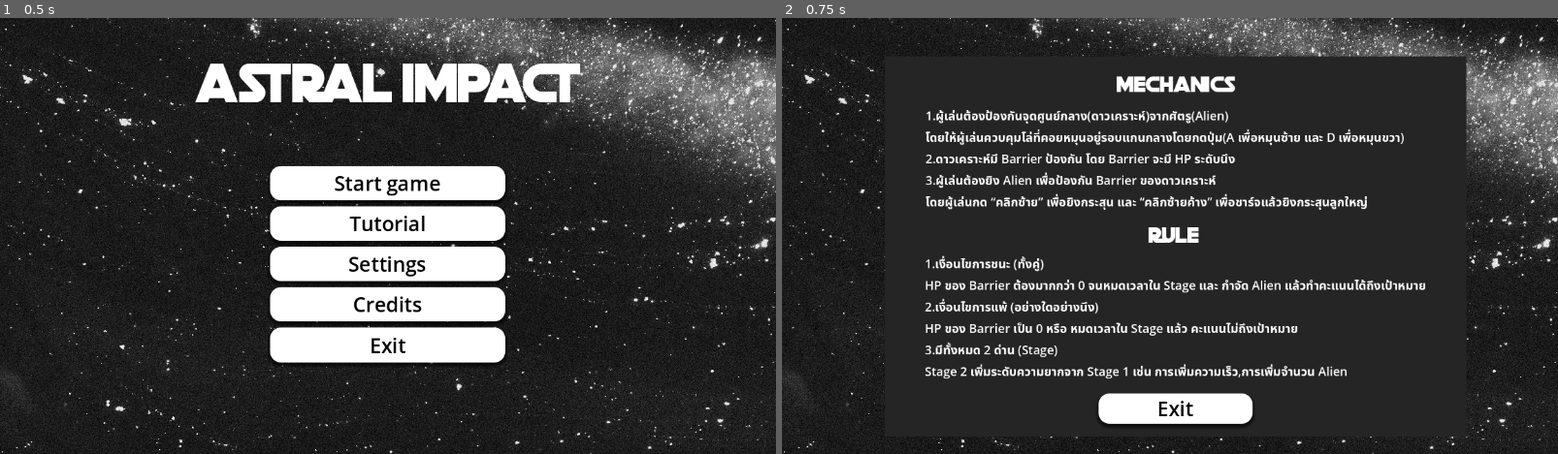
Above: before the commit, frames 1-2 (left to right).
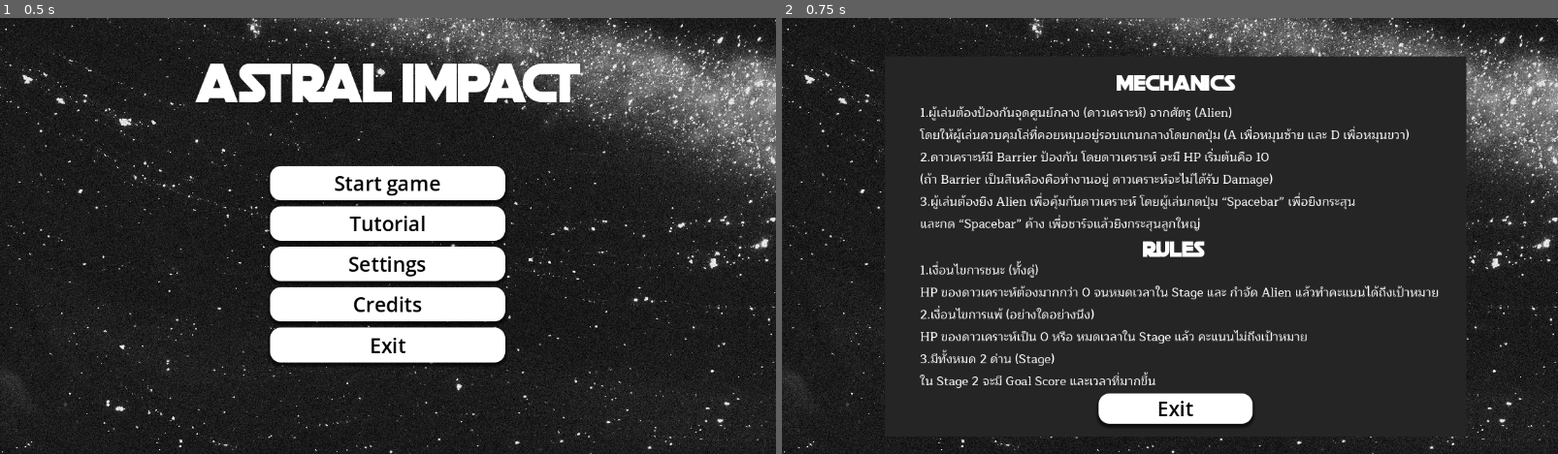
Above: after the commit, the same moments.

Repository: Affirmadrip/orbital-shield-defense
Game: Godot game, scene res://scenes/main_menu.tscn
Same seed, same stepped clock (60 frames per second), same inputs: the game is played once before the commit and once after it.
Inputs:
- Up to frame 1 (0.5 s): no input
- Up to frame 2 (0.75 s): click "Tutorial" at 0.5 s

Frame 1 is identical in both runs. In frame 2, 9.7% of the frame differs, in the area x 17-85%, y 13-85%.

Commit message:
sound & font

Diff:
--- a/scenes/main_menu.tscn
+++ b/scenes/main_menu.tscn
@@ -1,10 +1,11 @@
-[gd_scene load_steps=17 format=3 uid="uid://3i0rnjrn48xk"]
-
-[ext_resource type="Script" uid="uid://cxk03wchjcnct" path="res://scripts/main_menu.gd" id="1_8ln24"]
+[gd_scene load_steps=18 format=3 uid="uid://3i0rnjrn48xk"]
+
+[ext_resource type="Script" uid="uid://6313hai1jyg6" path="res://scripts/main_menu.gd" id="1_8ln24"]
 [ext_resource type="Texture2D" uid="uid://bomyxs8cg4oyf" path="res://art/space.jpg" id="2_rtw2f"]
 [ext_resource type="FontFile" uid="uid://dyysu3n1yjfqk" path="res://fonts/Death Star.otf" id="3_oa1go"]
-[ext_resource type="AudioStream" uid="uid://y8fx3ki3ft50" path="res://audio/Courtesy.mp3" id="4_tbmy8"]
-[ext_resource type="Script" uid="uid://cj7vqrobxodxv" path="res://scripts/audio_control.gd" id="5_jk1qb"]
+[ext_resource type="AudioStream" uid="uid://byw0h8spqj32e" path="res://audio/Soundbed.mp3" id="4_rtw2f"]
+[ext_resource type="Script" uid="uid://chilhujugw56i" path="res://scripts/audio_control.gd" id="5_jk1qb"]
+[ext_resource type="FontFile" uid="uid://x0kdvigwy2xk" path="res://fonts/Maitree Medium.ttf" id="6_oa1go"]
 
 [sub_resource type="StyleBoxFlat" id="StyleBoxFlat_7vrkn"]
 bg_color = Color(0.14468117, 0.21588369, 0.3024436, 1)
@@ -189,7 +190,7 @@
 text = "Astral Impact"
 
 [node name="AudioStreamPlayer2D" type="AudioStreamPlayer2D" parent="."]
-stream = ExtResource("4_tbmy8")
+stream = ExtResource("4_rtw2f")
 autoplay = true
 bus = &"Music"
 
@@ -207,9 +208,9 @@
 anchor_left = 0.5
 anchor_right = 0.5
 offset_left = -88.0
-offset_top = 26.0
+offset_top = 24.0
 offset_right = 88.0
-offset_bottom = 71.0
+offset_bottom = 69.0
 grow_horizontal = 2
 theme_override_fonts/font = ExtResource("3_oa1go")
 theme_override_font_sizes/font_size = 32
@@ -217,45 +218,48 @@
 
 [node name="Description" type="Label" parent="Tutorial/Mechanics"]
 layout_mode = 0
-offset_left = -284.5
-offset_top = 49.0
-offset_right = 527.5
-offset_bottom = 220.0
+offset_left = -292.5
+offset_top = 45.0
+offset_right = 582.5
+offset_bottom = 273.0
+theme_override_fonts/font = ExtResource("6_oa1go")
 theme_override_font_sizes/font_size = 18
-text = "1.ผู้เล่นต้องป้องกันจุดศูนย์กลาง(ดาวเคราะห์)จากศัตรู(Alien)
-โดยให้ผู้เล่นควบคุมโล่ที่คอยหมุนอยู่รอบแกนกลางโดยกดปุ่ม(A เพื่อหมุนซ้าย และ D เพื่อหมุนขวา)
-2.ดาวเคราะห์มี Barrier ป้องกัน โดย Barrier จะมี HP ระดับนึง
-3.ผู้เล่นต้องยิง Alien เพื่อป้องกัน Barrier ของดาวเคราะห์
-โดยผู้เล่นกด “คลิกซ้าย” เพื่อยิงกระสุน และ “คลิกซ้ายค้าง” เพื่อชาร์จแล้วยิงกระสุนลูกใหญ่
+text = "1.ผู้เล่นต้องป้องกันจุดศูนย์กลาง (ดาวเคราะห์) จากศัตรู (Alien)
+โดยให้ผู้เล่นควบคุมโล่ที่คอยหมุนอยู่รอบแกนกลางโดยกดปุ่ม (A เพื่อหมุนซ้าย และ D เพื่อหมุนขวา)
+2.ดาวเคราะห์มี Barrier ป้องกัน โดยดาวเคราะห์ จะมี HP เริ่มต้นคือ 10
+(ถ้า Barrier เป็นสีเหลืองคือทำงานอยู่ ดาวเคราะห์จะไม่ได้รับ Damage)
+3.ผู้เล่นต้องยิง Alien เพื่อคุ้มกันดาวเคราะห์ โดยผู้เล่นกดปุ่ม “Spacebar” เพื่อยิงกระสุน
+และกด “Spacebar” ค้าง เพื่อชาร์จแล้วยิงกระสุนลูกใหญ่
 "
 
-[node name="Rule" type="Label" parent="Tutorial"]
+[node name="Rules" type="Label" parent="Tutorial"]
 layout_mode = 1
 anchors_preset = 5
 anchor_left = 0.5
 anchor_right = 0.5
-offset_left = -40.5
-offset_top = 250.0
-offset_right = 34.5
-offset_bottom = 295.0
+offset_left = -49.0
+offset_top = 271.0
+offset_right = 43.0
+offset_bottom = 316.0
 grow_horizontal = 2
 theme_override_fonts/font = ExtResource("3_oa1go")
 theme_override_font_sizes/font_size = 32
-text = "Rule"
-
-[node name="Description" type="Label" parent="Tutorial/Rule"]
-layout_mode = 0
-offset_left = -332.0
-offset_top = 45.0
-offset_right = 480.0
-offset_bottom = 274.0
+text = "Rules"
+
+[node name="Description" type="Label" parent="Tutorial/Rules"]
+layout_mode = 0
+offset_left = -331.5
+offset_top = 32.0
+offset_right = 480.5
+offset_bottom = 293.0
+theme_override_fonts/font = ExtResource("6_oa1go")
 theme_override_font_sizes/font_size = 18
 text = "1.เงื่อนไขการชนะ (ทั้งคู่)
-HP ของ Barrier ต้องมากกว่า 0 จนหมดเวลาใน Stage และ กำจัด Alien แล้วทำคะแนนได้ถึงเป้าหมาย
+HP ของดาวเคราะห์ต้องมากกว่า 0 จนหมดเวลาใน Stage และ กำจัด Alien แล้วทำคะแนนได้ถึงเป้าหมาย
 2.เงื่อนไขการแพ้ (อย่างใดอย่างนึง)
-HP ของ Barrier เป็น 0 หรือ หมดเวลาใน Stage แล้ว คะแนนไม่ถึงเป้าหมาย
+HP ของดาวเคราะห์เป็น 0 หรือ หมดเวลาใน Stage แล้ว คะแนนไม่ถึงเป้าหมาย
 3.มีทั้งหมด 2 ด่าน (Stage)
-Stage 2 เพิ่มระดับความยากจาก Stage 1 เช่น การเพิ่มความเร็ว,การเพิ่มจำนวน Alien
+ใน Stage 2 จะมี Goal Score และเวลาที่มากขึ้น
 
 "
 
@@ -398,14 +402,6 @@
 grow_vertical = 2
 theme_override_styles/panel = SubResource("StyleBoxFlat_8ln24")
 
-[node name="Label" type="Label" parent="Credits"]
-layout_mode = 0
-offset_left = 153.0
-offset_top = 57.0
-offset_right = 904.0
-offset_bottom = 520.0
-text = "something..."
-
 [node name="Button5" type="Button" parent="Credits"]
 layout_mode = 1
 anchors_preset = 8
@@ -414,9 +410,9 @@
 anchor_right = 0.5
 anchor_bottom = 0.5
 offset_left = -114.25
-offset_top = 218.5
+offset_top = 265.5
 offset_right = 114.25
-offset_bottom = 263.5
+offset_bottom = 310.5
 grow_horizontal = 2
 grow_vertical = 2
 size_flags_vertical = 3
@@ -430,6 +426,57 @@
 theme_override_styles/hover = SubResource("StyleBoxFlat_fu7sn")
 theme_override_styles/focus = SubResource("StyleBoxEmpty_06t4h")
 text = "Exit"
+
+[node name="ScrollContainer" type="ScrollContainer" parent="Credits"]
+layout_mode = 0
+offset_top = 29.0
+offset_right = 1152.0
+offset_bottom = 579.0
+
+[node name="VBoxContainer" type="VBoxContainer" parent="Credits/ScrollContainer"]
+layout_mode = 2
+size_flags_horizontal = 3
+size_flags_vertical = 3
+
+[node name="Developer" type="Label" parent="Credits/ScrollContainer/VBoxContainer"]
+layout_mode = 2
+size_flags_horizontal = 4
+theme_override_font_sizes/font_size = 20
+text = "                     Developer
+66050221 นายนวพล โพธิ์แหบ
+66050541 นายก้องภัค พัฒนศิริ
+66050576 นายไกรวิชญ์ โตดำรงรัตน์
+66050956 นายภัทรเศรษฐ์ ช้างมาศ
+66051170 นายโอมาร์ เพ็งสะและ
+
+
+
+
+
+
+
+
+
+
+
+
+
+
+
+
+
+
+
+
+
+
+
+66050221 นายนวพล โพธิ์แหบ
+66050541 นายก้องภัค พัฒนศิริ
+66050576 นายไกรวิชญ์ โตดำรงรัตน์
+66050956 นายภัทรเศรษฐ์ ช้างมาศ
+66051170 นายโอมาร์ เพ็งสะและ
+"
 
 [connection signal="pressed" from="MainButtons/Button" to="." method="_on_start_pressed"]
 [connection signal="pressed" from="MainButtons/Button2" to="." method="_on_tutorial_pressed"]
Not shown, added: audio/Soundbed.mp3.import
Binary file added: fonts/Maitree Medium.ttf
Not shown, added: fonts/Maitree Medium.ttf.import
Not shown, added: audio/Soundbed.mp3
